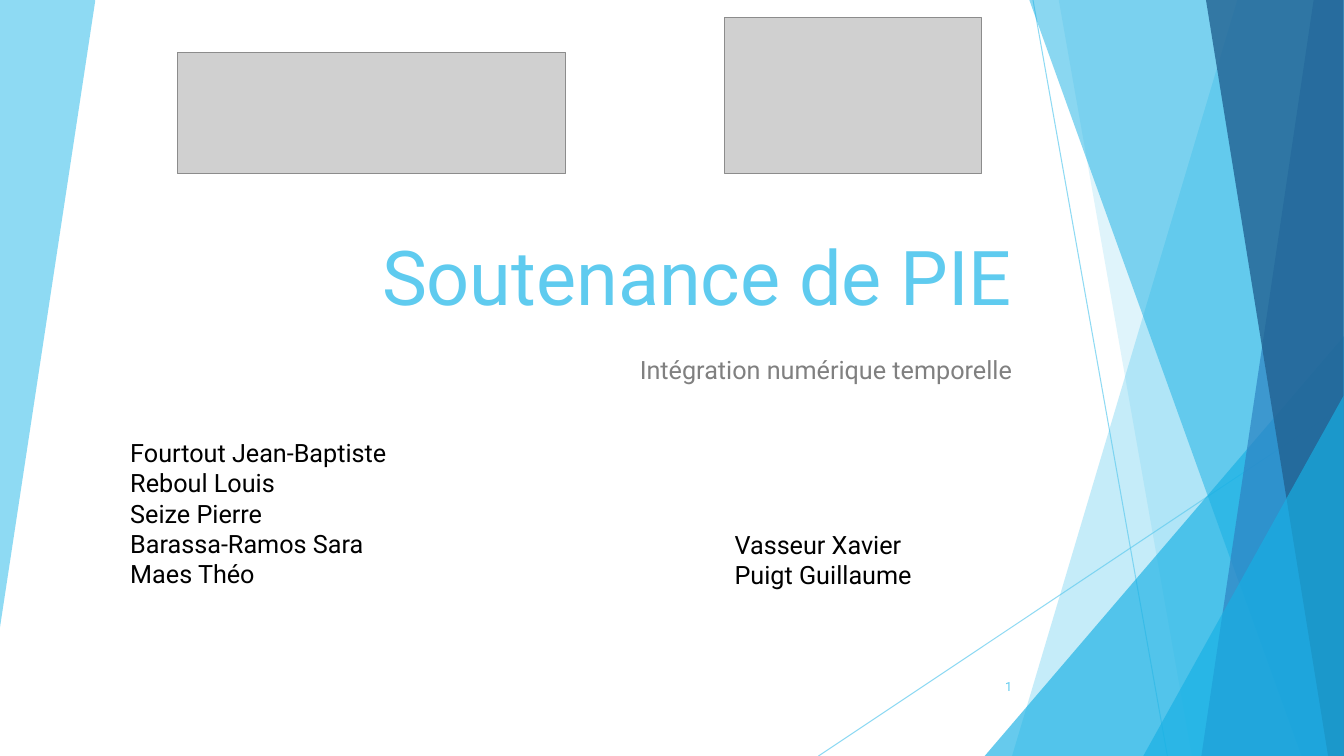
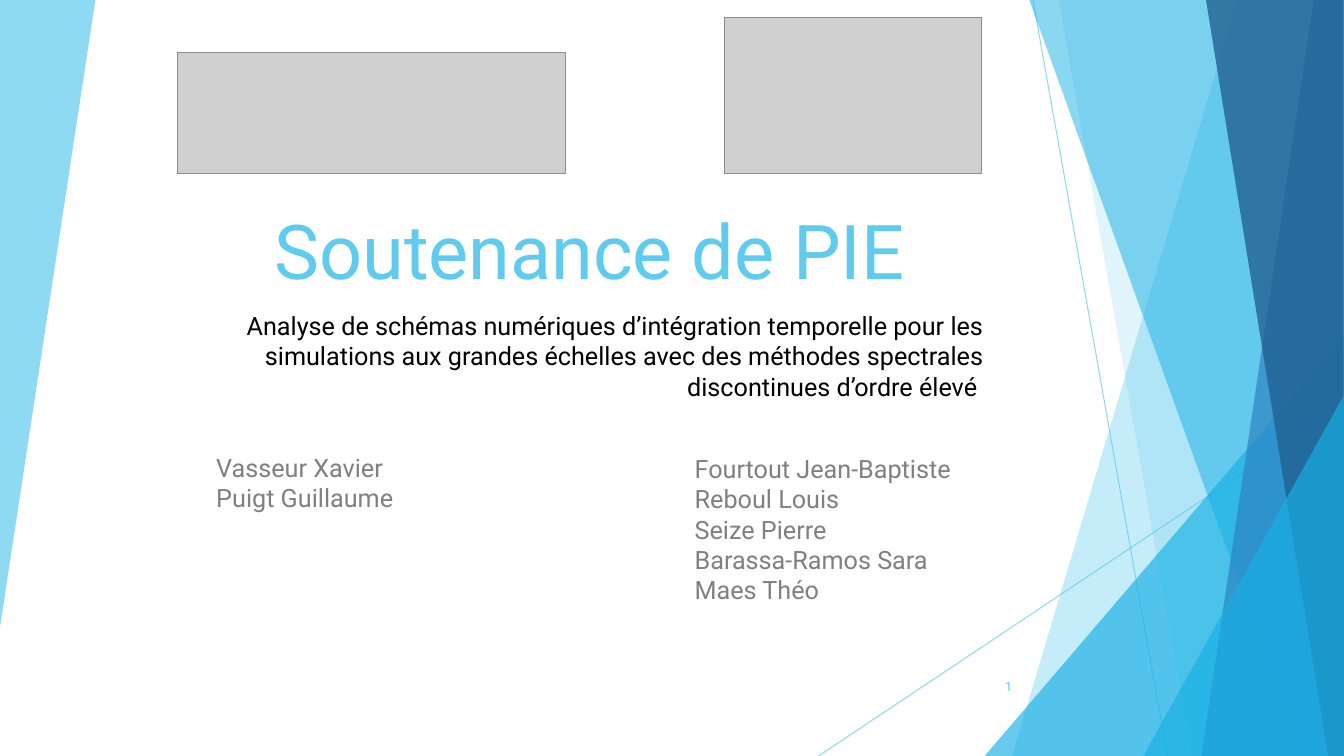
Before and after one commit to pierreXVI/PIE, a slide deck: slide 1 of oral_presentation/Oral_presentation_12_02_2019.pptx. Drawn at 1344x756 pixels with LibreOffice and Linux fonts; fonts in the diff are those of the drawing; grey boxes stand for pictures. Boxes give left, top, right and bottom in pixels: in the first picture for what was removed or moved away, otherwise in the second. Text is boxed around its words. In the diff, an @@ line names an element or a change of style, - is before the commit and + after.

```diff
--- a/oral_presentation/Oral_presentation_12_02_2019.pptx
+++ b/oral_presentation/Oral_presentation_12_02_2019.pptx
@@ title "Soutenance de PIE": place and size @@
-title "Soutenance de PIE" at bbox=[382, 248, 1012, 306]
+title "Soutenance de PIE" at bbox=[274, 222, 904, 280]
@@ subtitle at bbox=[247, 316, 983, 397]: text changed; text colour #808080 to #000000 @@
-Intégration numérique temporelle
+Analyse de schémas numériques d’intégration temporelle pour les simulations aux grandes échelles avec des méthodes spectrales discontinues d’ordre élevé
@@ text "Vasseur Xavier" at bbox=[216, 459, 393, 512]: text colour #000000 to #808080 @@
@@ text "Vasseur Xavier": place and size @@
-text "Vasseur Xavier" at bbox=[735, 536, 911, 590]
+text "Vasseur Xavier" at bbox=[216, 459, 393, 512]
@@ text "Fourtout Jean-Baptiste": place and size @@
-text "Fourtout Jean-Baptiste" at bbox=[130, 444, 386, 584]
+text "Fourtout Jean-Baptiste" at bbox=[695, 460, 950, 599]
@@ text "Fourtout Jean-Baptiste" at bbox=[695, 460, 950, 599]: text colour #000000 to #808080 @@
```
Also in this commit, not shown: 5 other slides changed, 3 slides added, 1 slide removed, 18 other files.
